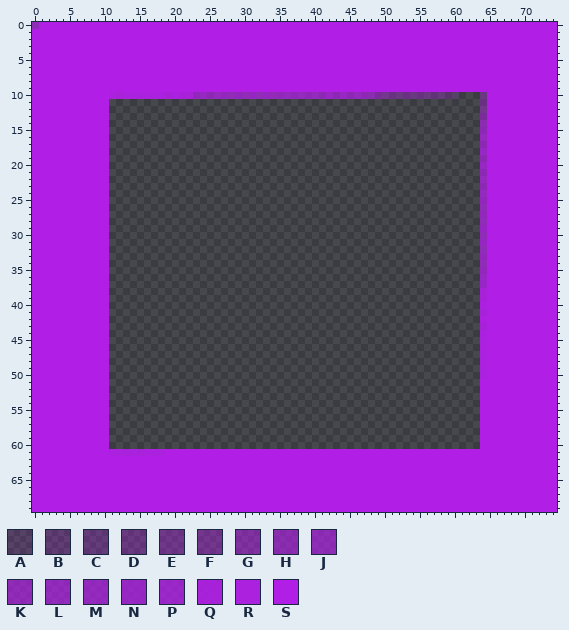
Edited in one commit: sprite sheet (Content/Enemy.png). That is the earlier state.
The file is 75x70 pixels. Pixels under 10% opacity are left out. Colours within 5 levels of each other are drawn and written as one.
Palette (. is transparent): A #b11fe727  B #b11fe73d  C #b11fe749  D #b11fe754  E #b11fe763  F #b11fe76b  G #b11fe789  H #b11fe7a2  J #b11fe7ab  K #b11fe7b1  L #b11fe7b7  M #b11fe7bd  N #b11fe7c4  P #b11fe7ca  Q #b11fe7ea  R #b11fe7f1  S #b11fe7
And afterwards:
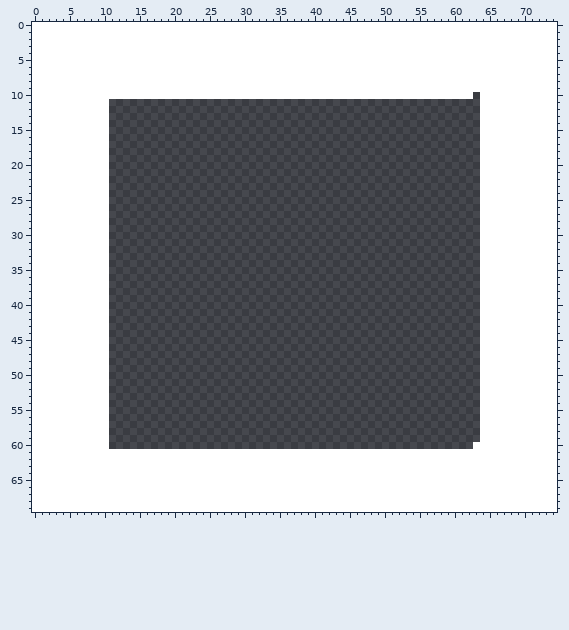
Diff:
colour S: #b11fe7 -> #ffffff
Changed rows in their new state; - is a pixel that keeps its letter.
first column x 0:
 0 S
first column x 11:
10 SSSSSSSSSSSSSSSSSSSSSSSSSSSSSSSSSSSSSSSSSSSSSSSSSSSS-S
11 -----------------------------------------------------S
12 -----------------------------------------------------S
13 -----------------------------------------------------S
14 -----------------------------------------------------S
15 -----------------------------------------------------S
16 -----------------------------------------------------S
17 -----------------------------------------------------S
18 -----------------------------------------------------S
19 -----------------------------------------------------S
20 -----------------------------------------------------S
21 -----------------------------------------------------S
22 -----------------------------------------------------S
23 -----------------------------------------------------S
24 -----------------------------------------------------S
25 -----------------------------------------------------S
26 -----------------------------------------------------S
27 -----------------------------------------------------S
28 -----------------------------------------------------S
29 -----------------------------------------------------S
30 -----------------------------------------------------S
31 -----------------------------------------------------S
32 -----------------------------------------------------S
33 -----------------------------------------------------S
34 -----------------------------------------------------S
35 -----------------------------------------------------S
36 -----------------------------------------------------S
37 -----------------------------------------------------S
38 -----------------------------------------------------S
39 -----------------------------------------------------S
40 -----------------------------------------------------S
41 -----------------------------------------------------S
42 -----------------------------------------------------S
43 -----------------------------------------------------S
44 -----------------------------------------------------S
45 -----------------------------------------------------S
46 -----------------------------------------------------S
47 -----------------------------------------------------S
48 -----------------------------------------------------S
49 -----------------------------------------------------S
50 -----------------------------------------------------S
first column x 11:
60 ----------------------------------------------------S
61 SSSSSSSS---------------------------------------------
Changed places in both pictures, as pixel boxes (x1, y1, x2, y2):
changed: (32, 22, 557, 512)
